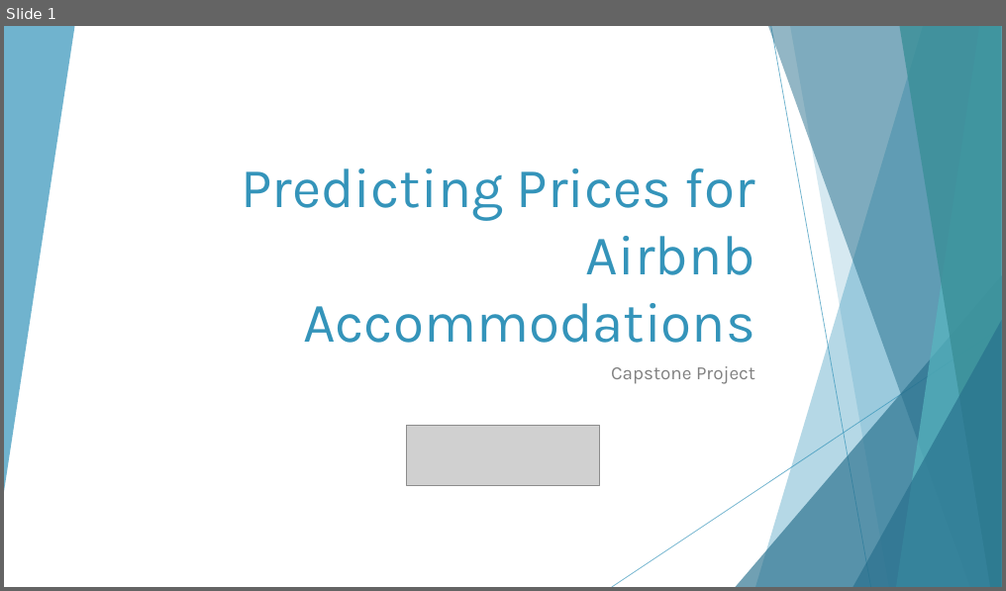
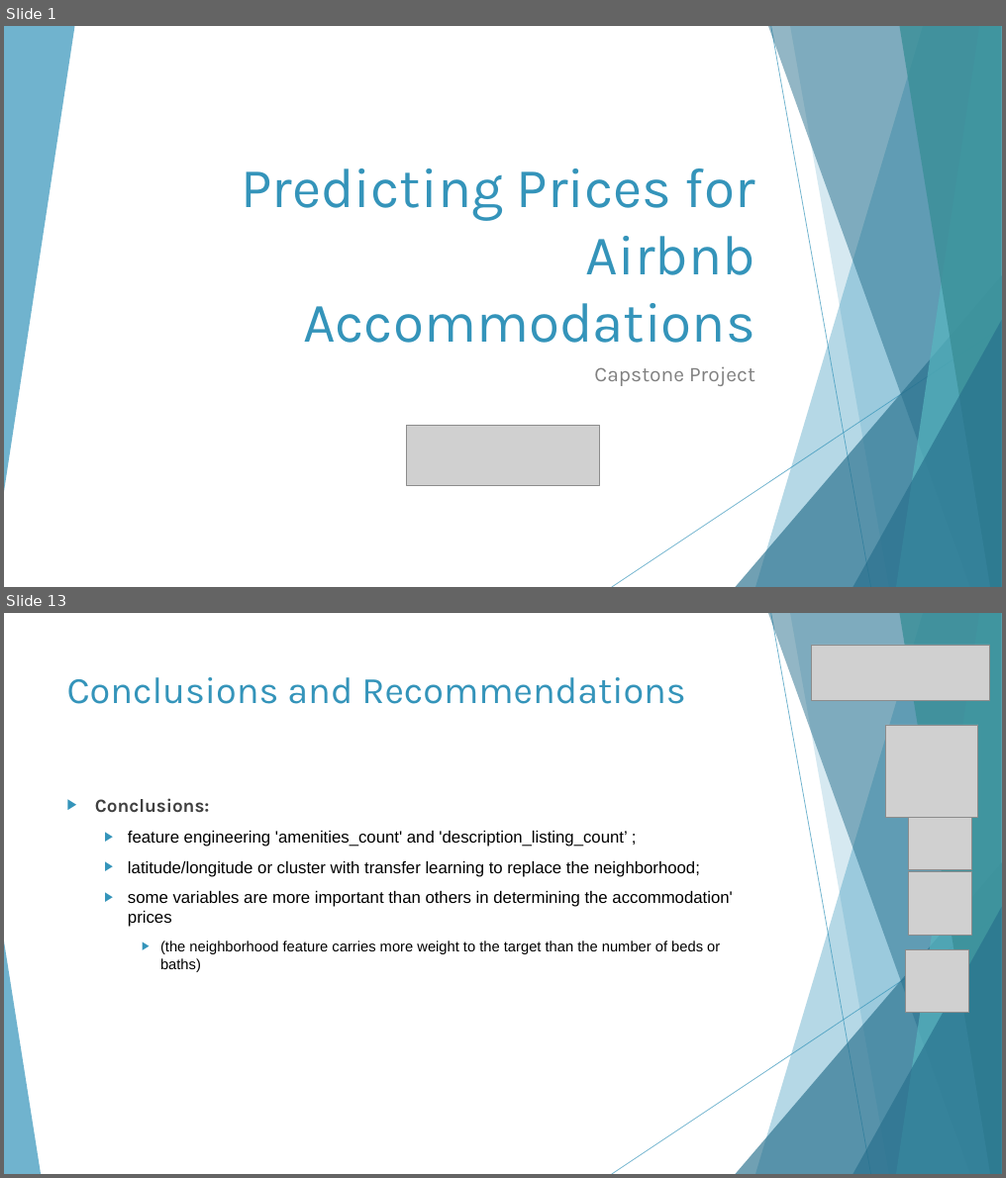
Before and after one commit to sresende/airbnb_data_analysis, a slide deck: Airbnb Presentation.pptx. Shown one above the other, each under a label of ours: slide 1 before the commit, slides 1 and 13 after it; the slides between them are not shown. The pictures are 1006x591 and 1006x1178 pixels, drawn with LibreOffice and Linux fonts; fonts in the diff are those of the drawing; grey boxes stand for pictures. Boxes give left, top, right and bottom in pixels: in the first picture for what was removed or moved away, otherwise in the second. Text is boxed around its words. In the diff, an @@ line names an element or a change of style, - is before the commit and + after.

```diff
--- a/Airbnb Presentation.pptx
+++ b/Airbnb Presentation.pptx
@@ slide 13 added at (x1=4, y1=613, x2=1002, y2=1174), background #FFFFFF; not listed: 9 template elements that a slide beside it also shows @@
@@ picture added at (x1=811, y1=645, x2=989, y2=700) @@
@@ title added at (x1=67, y1=677, x2=685, y2=704), 36 pt, text #3494BA @@
+Conclusions and Recommendations
@@ picture added at (x1=886, y1=725, x2=978, y2=817) @@
@@ text added at (x1=95, y1=798, x2=732, y2=972), 16 pt, text #000000 @@
+▶ Conclusions:
+  ▶ feature engineering 'amenities_count' and 'description_listing_count’ ;
+  ▶ latitude/longitude or cluster with transfer learning to replace the neighborhood;
+  ▶ some variables are more important than others in determining the accommodation' prices
+    ▶ (the neighborhood feature carries more weight to the target than the number of beds or baths)
@@ picture added at (x1=908, y1=807, x2=971, y2=869) @@
@@ picture added at (x1=908, y1=872, x2=971, y2=935) @@
@@ triangle added at (x1=4, y1=942, x2=41, y2=1174), fill #3494BA at 70% opacity @@
@@ picture added at (x1=906, y1=950, x2=969, y2=1013) @@
@@ slide 1 changed as well @@
@@ subtitle "Capstone Project" at (x1=594, y1=367, x2=755, y2=386): size 18 to 20 pt @@
```
Also in this commit, not shown: 2 other slides changed, 12 other slides added, 5 slides removed, 12 other files.
